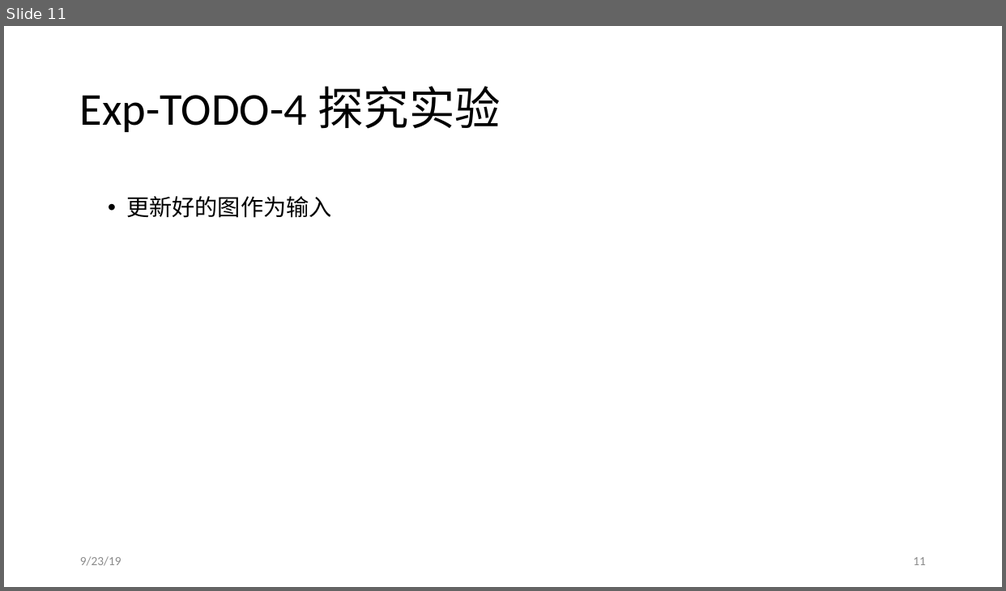
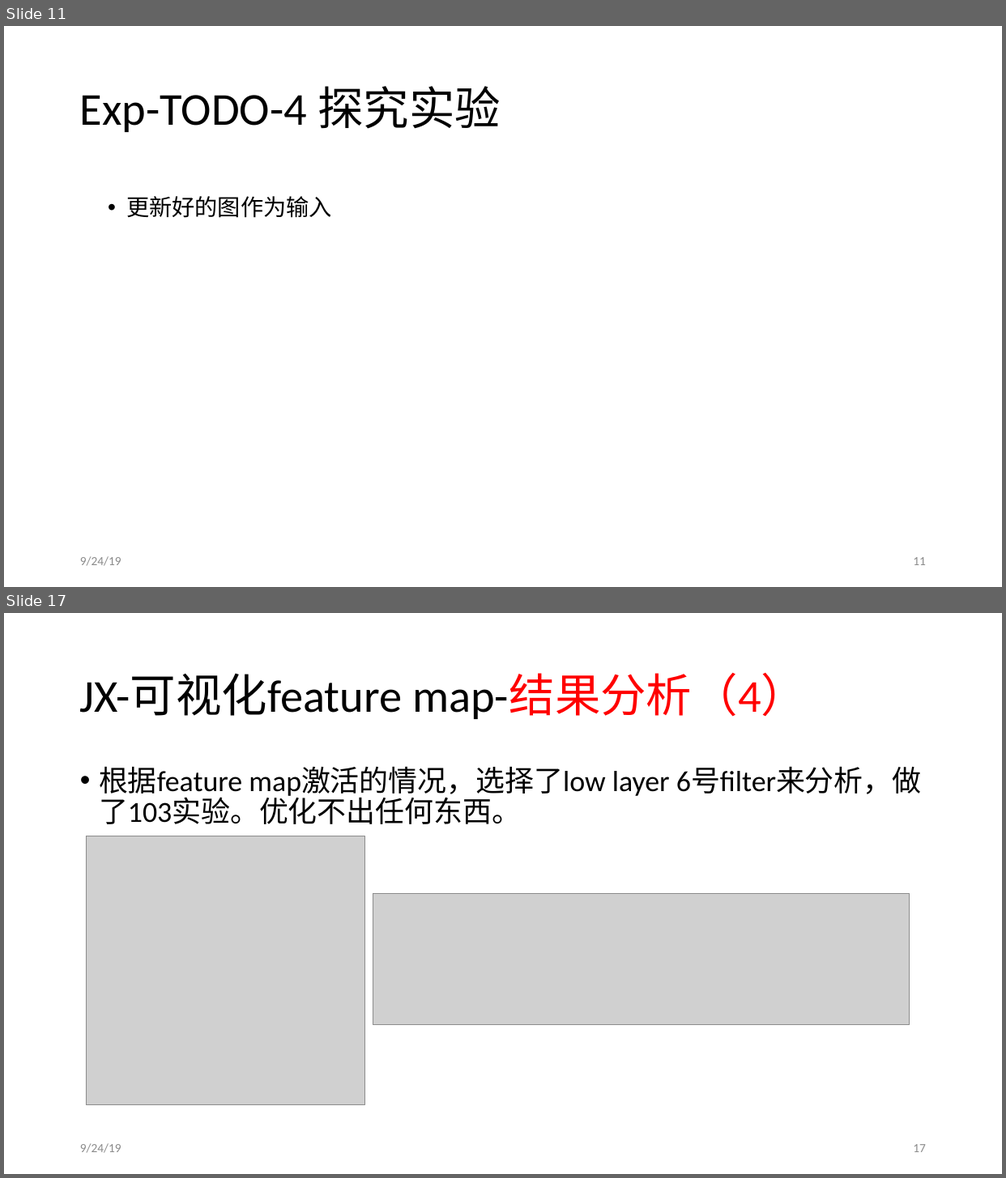
Before and after one commit to JiaxinZhuang/Interpretation, a slide deck: ppt/Interpretation-9-20.pptx. Shown one above the other, each under a label of ours: slide 11 before the commit, slides 11 and 17 after it; the slides between them are not shown. The pictures are 1006x591 and 1006x1178 pixels, drawn with LibreOffice and Linux fonts; fonts in the diff are those of the drawing; grey boxes stand for pictures. Boxes give left, top, right and bottom in pixels: in the first picture for what was removed or moved away, otherwise in the second. Text is boxed around its words. In the diff, an @@ line names an element or a change of style, - is before the commit and + after.

```diff
--- a/ppt/Interpretation-9-20.pptx
+++ b/ppt/Interpretation-9-20.pptx
@@ slide 17 added at bbox=[4, 613, 1002, 1174], background #FFFFFF @@
@@ title added at bbox=[80, 673, 807, 719], 44 pt, text #000000 @@
+JX-可视化feature map-结果分析（4）
@@ text added at bbox=[99, 766, 922, 824], 28 pt, text #000000 @@
+• 根据feature map激活的情况，选择了low layer 6号filter来分析，做了103实验。优化不出任何东西。
@@ picture added at bbox=[87, 836, 364, 1105] @@
@@ picture added at bbox=[373, 894, 910, 1024] @@
@@ text added at bbox=[80, 1144, 121, 1153], 12 pt, text #8C8C8C @@
+9/24/19
@@ page number added at bbox=[913, 1144, 926, 1152], 12 pt, text #8C8C8C @@
+17
@@ slide 11 changed as well @@
@@ text at bbox=[80, 557, 121, 566]: text changed @@
-9/23/19
+9/24/19
```
Also in this commit, not shown: 12 other slides changed, 5 other slides added, 6 other files.
